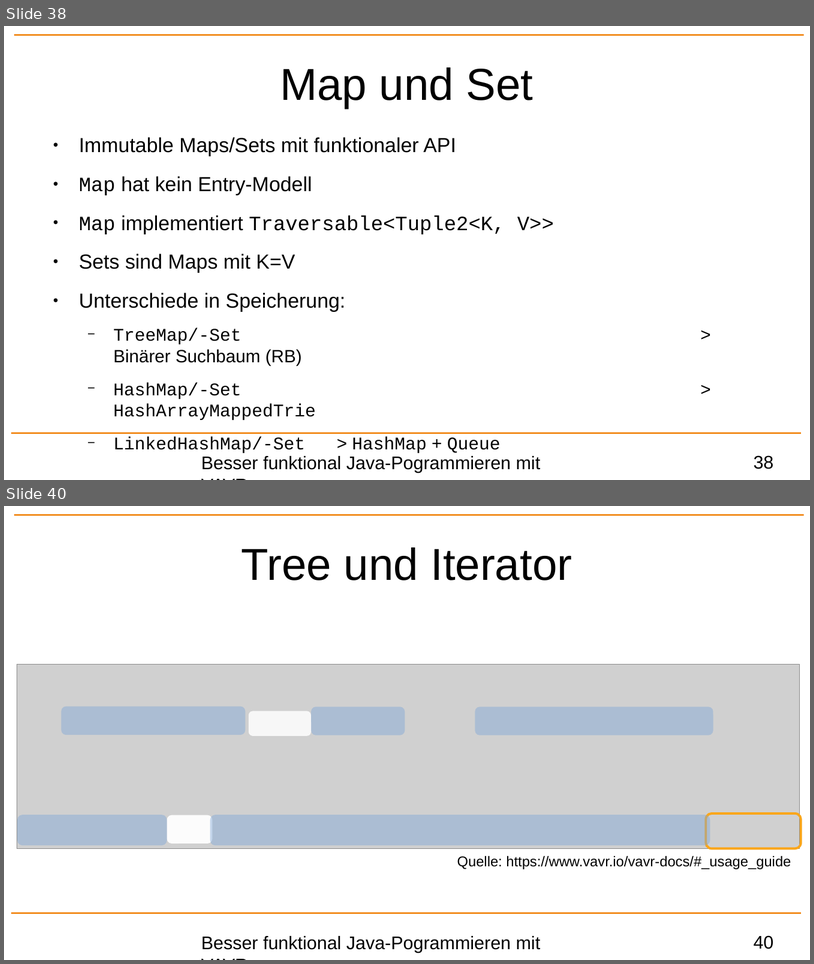
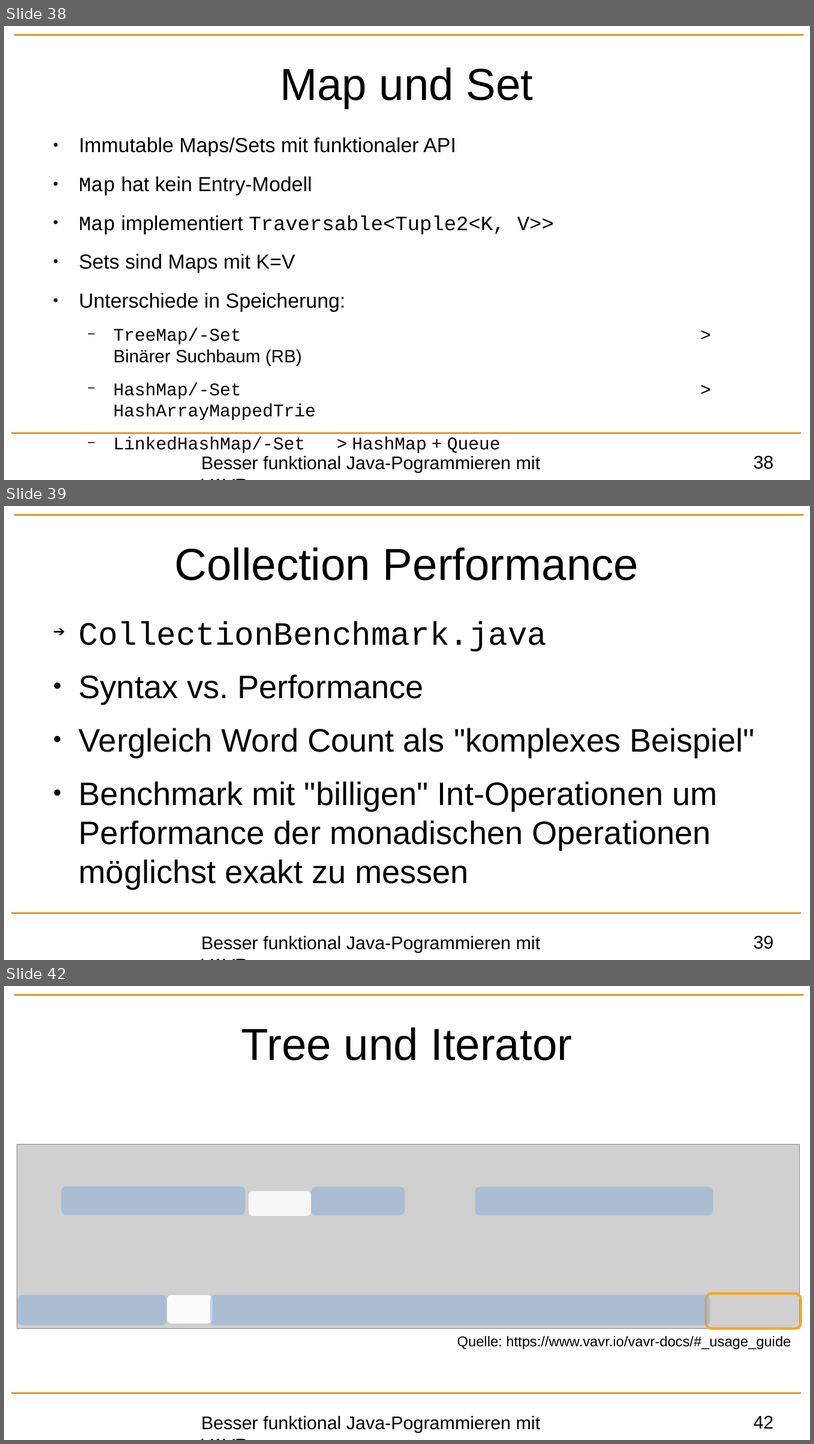
Before and after one commit to p3et/vavr-demo, a slide deck: coffee talk.odp. Shown one above the other, each under a label of ours: slides 38 and 40 before the commit, slides 38, 39 and 42 after it; the slides between them are not shown. The pictures are 814x964 and 814x1444 pixels, drawn with LibreOffice and Linux fonts; fonts in the diff are those of the drawing; grey boxes stand for pictures; background and template pictures are left out. Boxes give left, top, right and bottom in pixels: in the first picture for what was removed or moved away, otherwise in the second. Text is boxed around its words. In the diff, an @@ line names an element or a change of style, - is before the commit and + after.

Commit message:
collection benchmark

```diff
--- a/coffee talk.odp
+++ b/coffee talk.odp
@@ slide 39 added at box(4, 506, 810, 960), background #FFFFFF; not listed: 4 template elements that a slide beside it also shows @@
@@ title added at box(174, 547, 639, 580), 44 pt, text #000000 @@
+Collection Performance
@@ text added at box(79, 621, 755, 888), 32 pt, text #000000 @@
+➔ CollectionBenchmark.java
+● Syntax vs. Performance
+● Vergleich Word Count als "komplexes Beispiel"
+● Benchmark mit "billigen" Int-Operationen um Performance der monadischen Operationen möglichst exakt zu messen
@@ what was slide 40 is now slide 42 @@
@@ page number at box(754, 1415, 774, 1428): text changed @@
-40
+42
```
Also in this commit, not shown: 1 other slide added, 1 other file.
